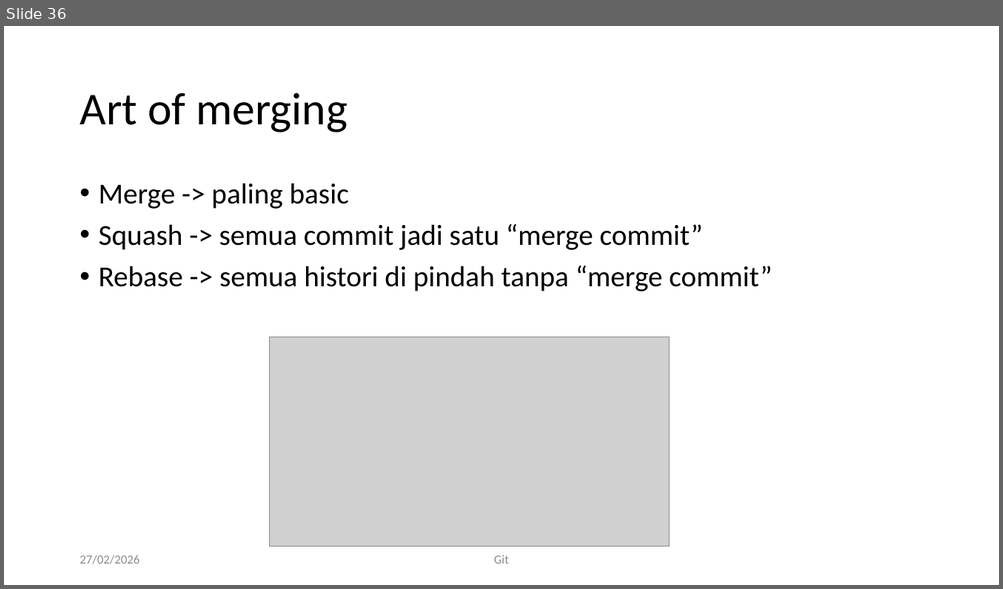
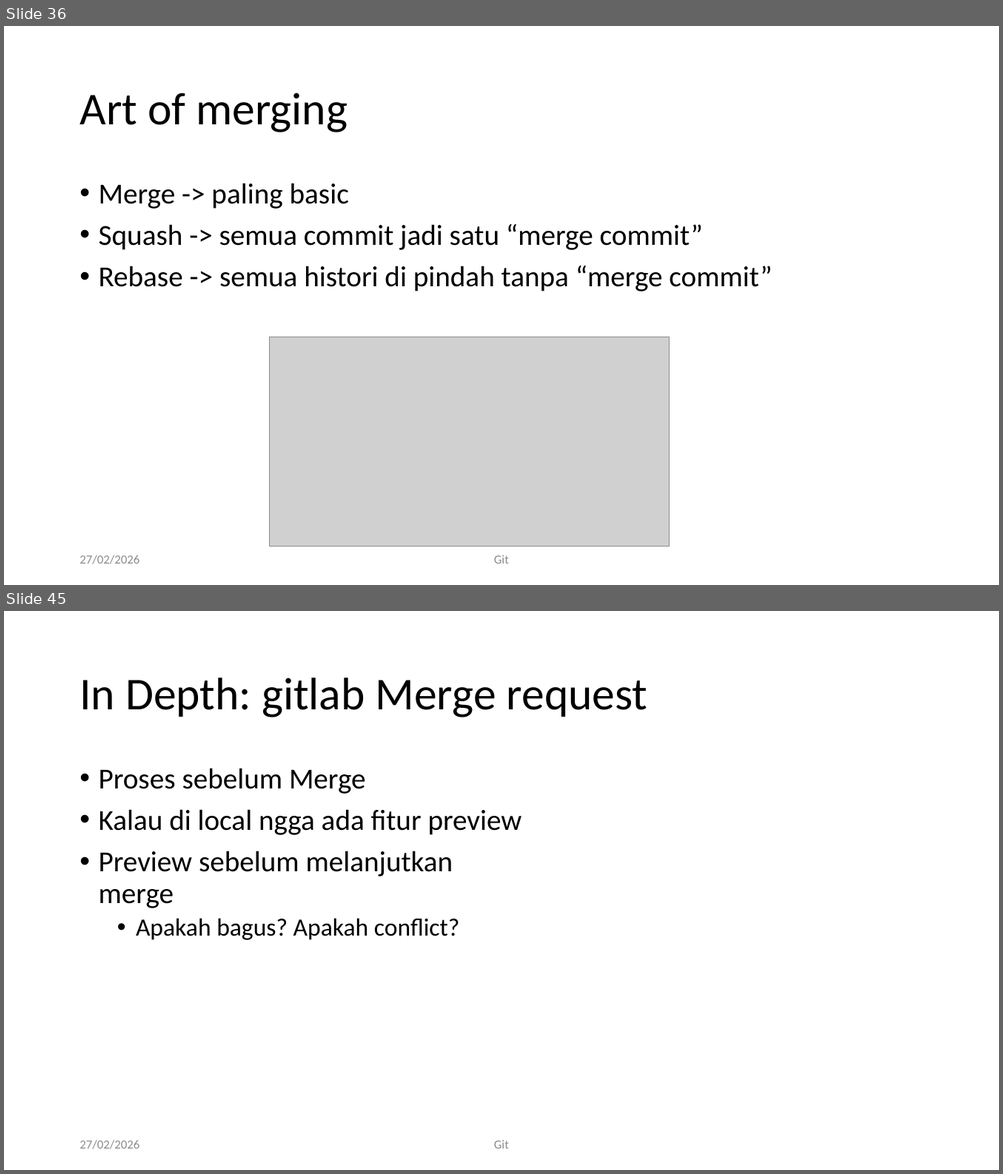
Before and after one commit to RayWP/training-uajy, a slide deck: Part 1 Git/Git-art of source control.pptx. Shown one above the other, each under a label of ours: slide 36 before the commit, slides 36 and 45 after it; the slides between them are not shown. The pictures are 1003x589 and 1003x1174 pixels, drawn with LibreOffice and Linux fonts; fonts in the diff are those of the drawing; grey boxes stand for pictures; background and template pictures are left out. Boxes give left, top, right and bottom in pixels: in the first picture for what was removed or moved away, otherwise in the second. Text is boxed around its words. In the diff, an @@ line names an element or a change of style, - is before the commit and + after.

Commit message:
add part 1 gitlab

```diff
--- a/Part 1 Git/Git-art of source control.pptx
+++ b/Part 1 Git/Git-art of source control.pptx
@@ slide 45 added at [4,611,999,1170], background #FFFFFF @@
@@ title added at [79,678,648,718], 44 pt, text #000000 @@
+In Depth: gitlab Merge request
@@ text added at [99,768,522,940], 28 pt, text #000000 @@
+• Proses sebelum Merge
+• Kalau di local ngga ada fitur preview
+• Preview sebelum melanjutkan merge
+  • Apakah bagus? Apakah conflict?
@@ text added at [79,1140,139,1150], 12 pt, text #8C8C8C @@
+27/02/2026
@@ text added at [494,1140,509,1149], 12 pt, text #8C8C8C @@
+Git
```
Also in this commit, not shown: 14 other slides added, 5 other files.
